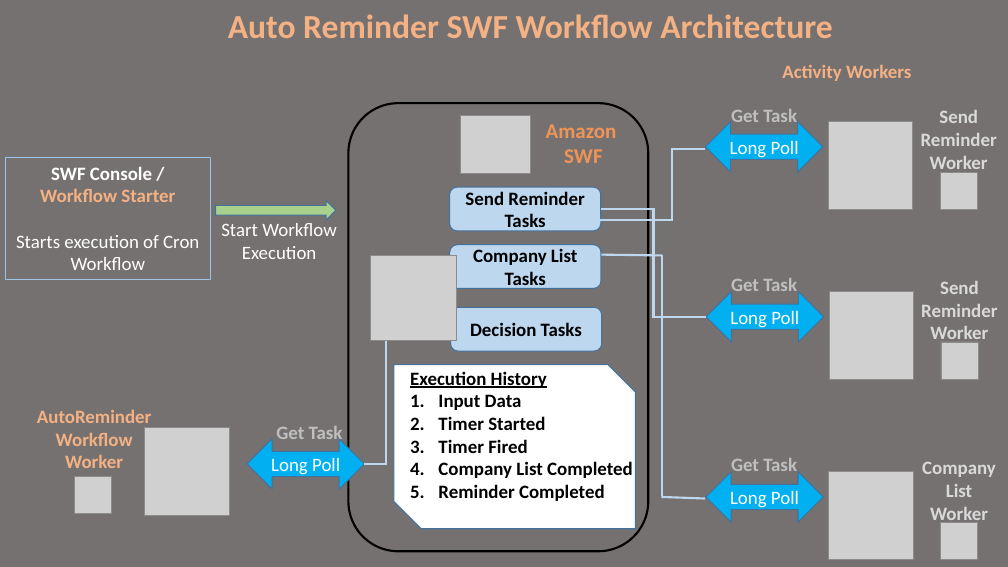
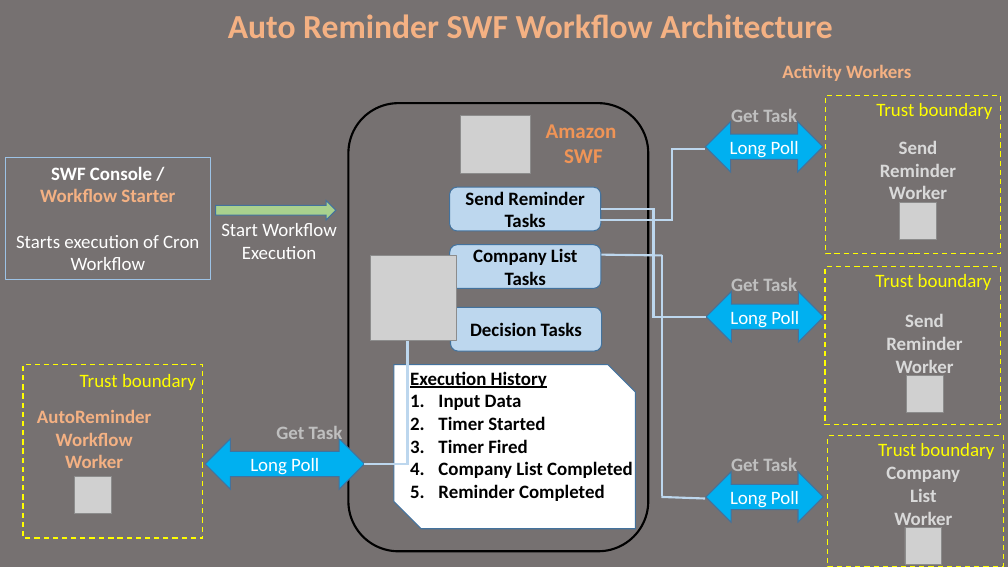
Before and after one commit to syedimranbasha/simpleworkflowservice, a slide deck: slide 7 of Architecture - RootConf.pptx (slide 6 before the commit). Drawn at 1008x567 pixels with LibreOffice and Linux fonts; fonts in the diff are those of the drawing; grey boxes stand for pictures. Boxes give left, top, right and bottom in pixels: in the first picture for what was removed or moved away, otherwise in the second. Text is boxed around its words. In the diff, an @@ line names an element or a change of style, - is before the commit and + after.

```diff
--- a/Architecture - RootConf.pptx
+++ b/Architecture - RootConf.pptx
@@ rectangle added at [826, 96, 1001, 254], outline #FFFF00 1.25 pt dashed @@
@@ text added at [876, 103, 993, 119], 18 pt, text #FFFF00 @@
+Trust boundary
@@ picture removed at [829, 122, 913, 209] @@
@@ text "Send Reminder Worker": place and size @@
-text "Send Reminder Worker" at [921, 110, 997, 174]
+text "Send Reminder Worker" at [880, 141, 956, 205]
@@ picture: place and size @@
-picture at [941, 172, 978, 209]
+picture at [900, 203, 937, 240]
@@ rectangle added at [825, 267, 1000, 425], outline #FFFF00 1.25 pt dashed @@
@@ picture removed at [830, 292, 914, 380] @@
@@ text added at [875, 274, 992, 290], 18 pt, text #FFFF00 @@
+Trust boundary
@@ elbow line (451, 329) - (364, 464): route changed @@
@@ text "Send Reminder Worker": place and size @@
-text "Send Reminder Worker" at [921, 281, 997, 345]
+text "Send Reminder Worker" at [886, 314, 962, 378]
@@ rectangle added at [23, 364, 203, 538], outline #FFFF00 1.25 pt dashed @@
@@ text added at [80, 374, 196, 390], 18 pt, text #FFFF00 @@
+Trust boundary
@@ picture: place and size @@
-picture at [941, 342, 979, 379]
+picture at [907, 375, 944, 412]
@@ picture removed at [145, 428, 230, 516] @@
@@ left right arrow "Long Poll": place and size @@
-left right arrow "Long Poll" at [247, 439, 364, 489]
+left right arrow "Long Poll" at [205, 439, 364, 489]
@@ rectangle added at [828, 436, 1003, 567], outline #FFFF00 1.25 pt dashed @@
@@ text added at [878, 443, 994, 459], 18 pt, text #FFFF00 @@
+Trust boundary
@@ picture removed at [829, 472, 913, 560] @@
@@ text "CompanyList Worker": place and size @@
-text "CompanyList Worker" at [930, 507, 988, 525]
+text "CompanyList Worker" at [894, 512, 952, 530]
@@ picture: place and size @@
-picture at [941, 523, 978, 560]
+picture at [905, 527, 942, 564]
```
Also in this commit, not shown: 7 other slides changed, 2 slides added, 2 slides removed.
